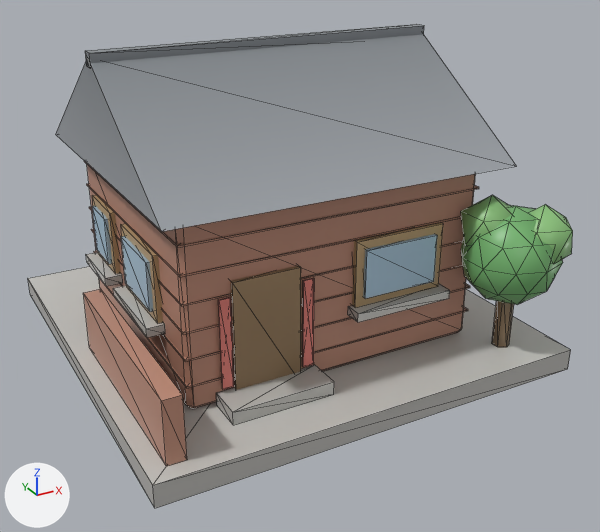
Renders of the glTF model county-tycoon/assets/resources/models3d/brick.glb from each side of a commit.
The view is the same before and after, from a 50 mm camera at (-0.345, -1.162, 0.99) aimed at (0.517, 0.404, 0.206). Arrows for +X, +Y and +Z are at lower left; the lights stay in place. The first picture is the older version. Mesh edges are drawn as thin lines. Vertices at exactly the same position are counted once.

In view in the first picture: 'brick'.
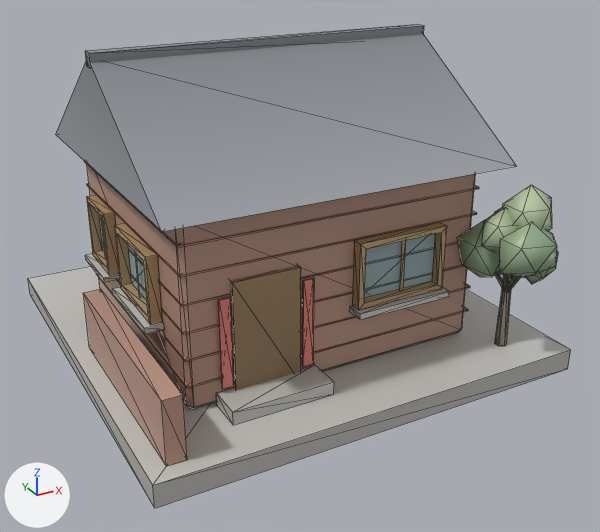
Location of each change, (x1, y1, x2, y2) in pixels of the pictures (600 x 532 px; the box of a moved part takes in the faces that stretch with it):
'brick', reshaped, moved: before (28, 24, 573, 508); after (28, 24, 571, 508)
part 1 of me_立方体, added: after (28, 266, 571, 508)
part 2 of me_立方体, added: after (117, 280, 470, 362)
part 3 of me_立方体, added (mostly hidden): after (161, 264, 463, 335)
part 4 of me_立方体, added: after (87, 183, 477, 277)
part 5 of me_立方体, added: after (495, 276, 511, 346)
part 6 of me_立方体, moved or reshaped: (87, 165, 475, 409) in both
part 7 of me_立方体, added: after (349, 185, 558, 320)
part 8 of me_立方体, moved or reshaped (mostly hidden before): before (87, 183, 463, 335); after (85, 195, 164, 334)

What changed in the scene script:
```text
Add mat_housing:
    mat_housing = bpy.data.materials.new('housing')
    # nodes: BsdfPrincipled, Mix, OutputMaterial, VertexColor
    # colours: white #e7e7e7, mixed with the vertex colours
Change me_立方体:
    used by ob_brick; location = (0.5, 0.5, 0.025)
    remove me_立方体.from_pydata(...)  # 356 vertices, 564 faces; spans x -0.5..0.5, y -0.512..0.5, z -0.025..0.695
    add me_立方体.from_pydata(...)  # 458 vertices, 696 faces; spans x 0.0..1.0, y -0.019..1.0, z 0.0..0.72
    me_立方体 part 1: a new loose piece, a box spanning x 0.0..1.0, y 0.0..1.0, z 0.0..0.05, in mat_lit
    me_立方体 part 2: a new loose piece, a box spanning x 0.138..0.842, y 0.178..0.802, z 0.17..0.174, in mat_lit
    me_立方体 part 3: a new loose piece, a box spanning x 0.138..0.842, y 0.178..0.802, z 0.23..0.234, in mat_lit
    me_立方体 part 4: a new loose piece, a box spanning x 0.138..0.842, y 0.178..0.802, z 0.35..0.354, in mat_lit
    me_立方体 part 5: a new loose piece, a 6-sided cut cone along z (radius 0.013 at the low end, 0.009 at the high end) spanning x 0.868..0.892, y 0.087..0.113, z 0.05..0.254, in mat_lit
    me_立方体 part 6: the loose piece of 24 vertices spanning x -0.36..0.34, y -0.32..0.3, z 0.025..0.445 is moved by (0.5, 0.5, 0.025), in mat_housing
    me_立方体 part 7: 256 vertices added at x 0.513..0.99, y -0.019..0.843, z 0.181..0.439
    me_立方体 part 8: 32 vertices removed from x -0.362..0.342, y -0.322..0.32, z 0.175..0.329; 56 vertices added at x 0.097..0.139, y 0.293..0.726, z 0.186..0.35
    other edits to the shape of me_立方体 do not show in these pictures
    add me_立方体.materials.append(mat_housing)
Change ob_brick:
    ob_brick.location: (0.5, 0.5, 0.025) -> (0.0, 0.0, 0.0)
```
